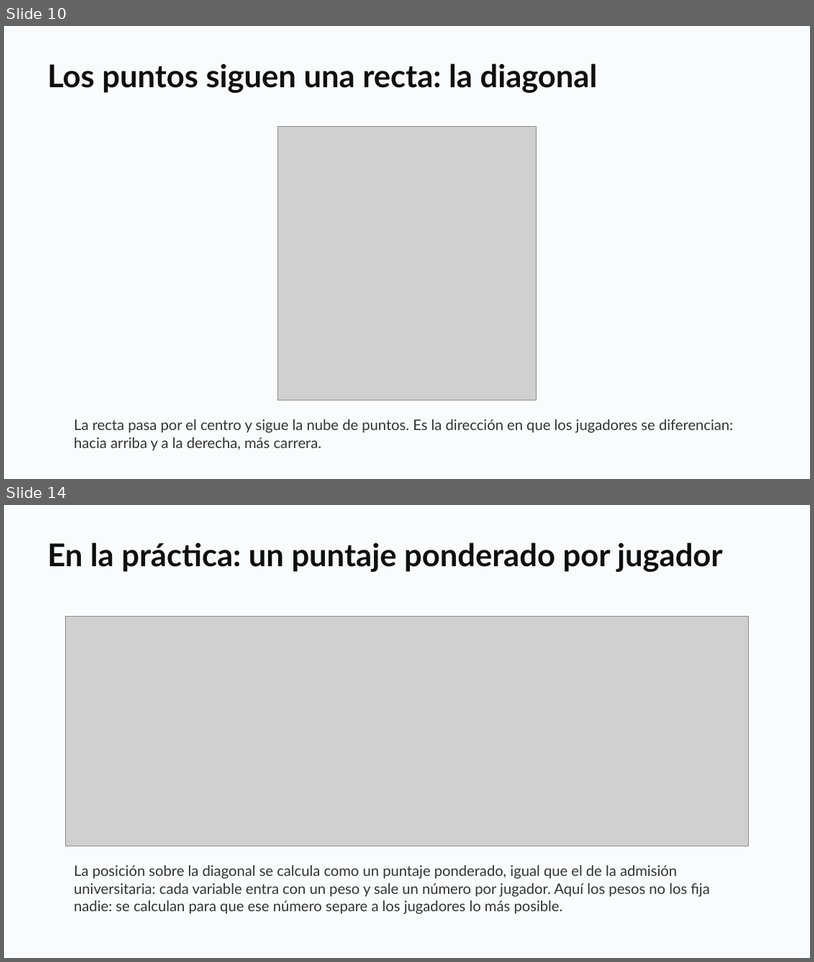
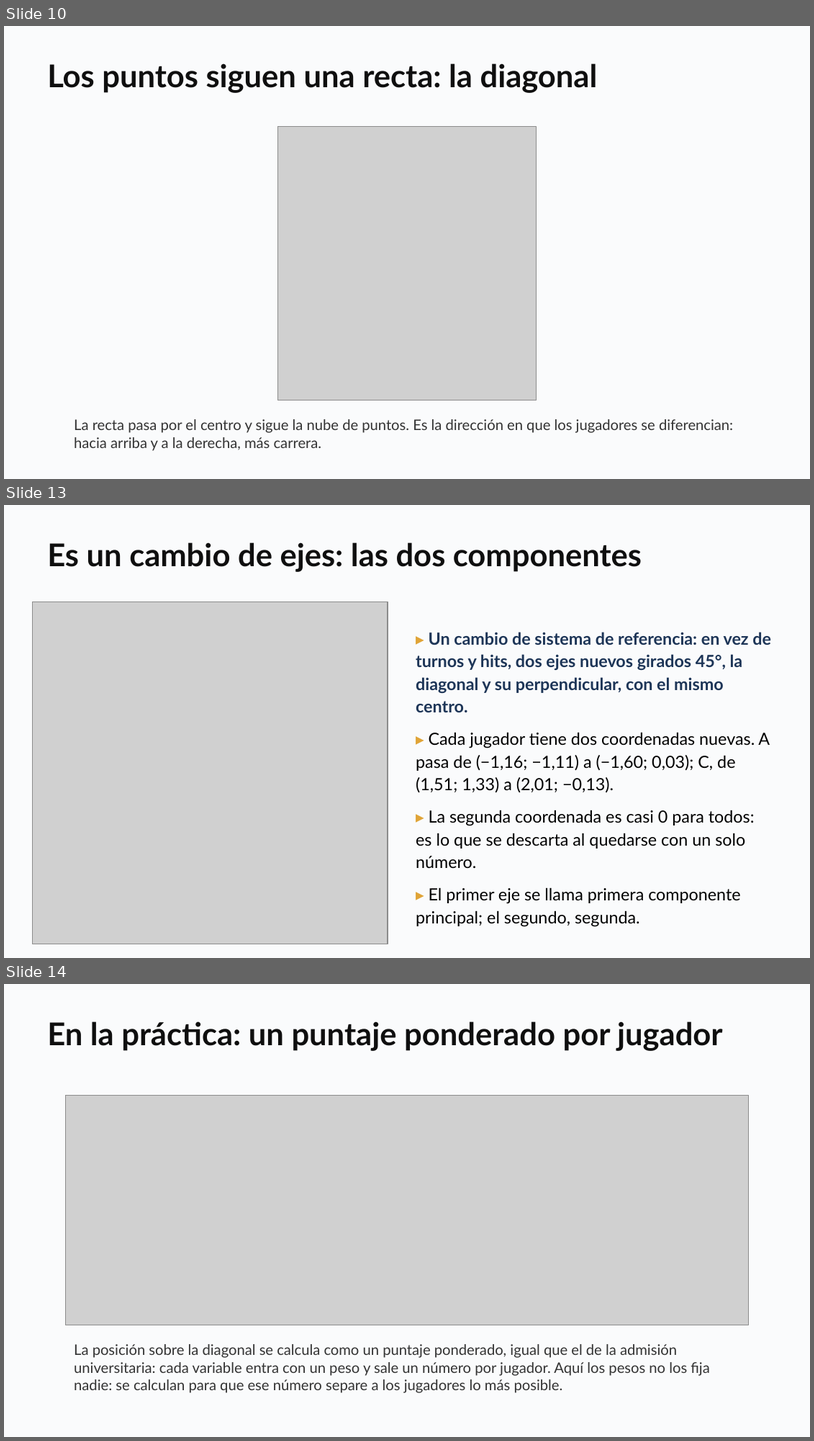
Before and after one commit to daniopitz/diplomado-cdd, a slide deck: presentaciones/clase08_componentes_principales.pptx. Shown one above the other, each under a label of ours: slides 10 and 14 before the commit, slides 10, 13 and 14 after it; the slides between them are not shown. The pictures are 814x962 and 814x1441 pixels, drawn with LibreOffice and Linux fonts; fonts in the diff are those of the drawing; grey boxes stand for pictures. Boxes give left, top, right and bottom in pixels: in the first picture for what was removed or moved away, otherwise in the second. Text is boxed around its words. In the diff, an @@ line names an element or a change of style, - is before the commit and + after.

```diff
--- a/presentaciones/clase08_componentes_principales.pptx
+++ b/presentaciones/clase08_componentes_principales.pptx
@@ slide 13 added at [4,505,810,958], background #FFFFFF @@
@@ rectangle added at [4,505,810,958], fill #FAFBFC @@
@@ text added at [47,542,642,572], 28 pt, text #0F0F0F, bold @@
+Es un cambio de ejes: las dos componentes
@@ picture added at [32,601,388,944] @@
@@ text added at [416,632,772,927], 15 pt, text #000000 @@
+▸ Un cambio de sistema de referencia: en vez de turnos y hits, dos ejes nuevos girados 45°, la diagonal y su perpendicular, con el mismo centro.
+▸ Cada jugador tiene dos coordenadas nuevas. A pasa de (−1,16; −1,11) a (−1,60; 0,03); C, de (1,51; 1,33) a (2,01; −0,13).
+▸ La segunda coordenada es casi 0 para todos: es lo que se descarta al quedarse con un solo número.
+▸ El primer eje se llama primera componente principal; el segundo, segunda.
```
Also in this commit, not shown: 3 slides changed, 1 slide removed, 1 other file.
